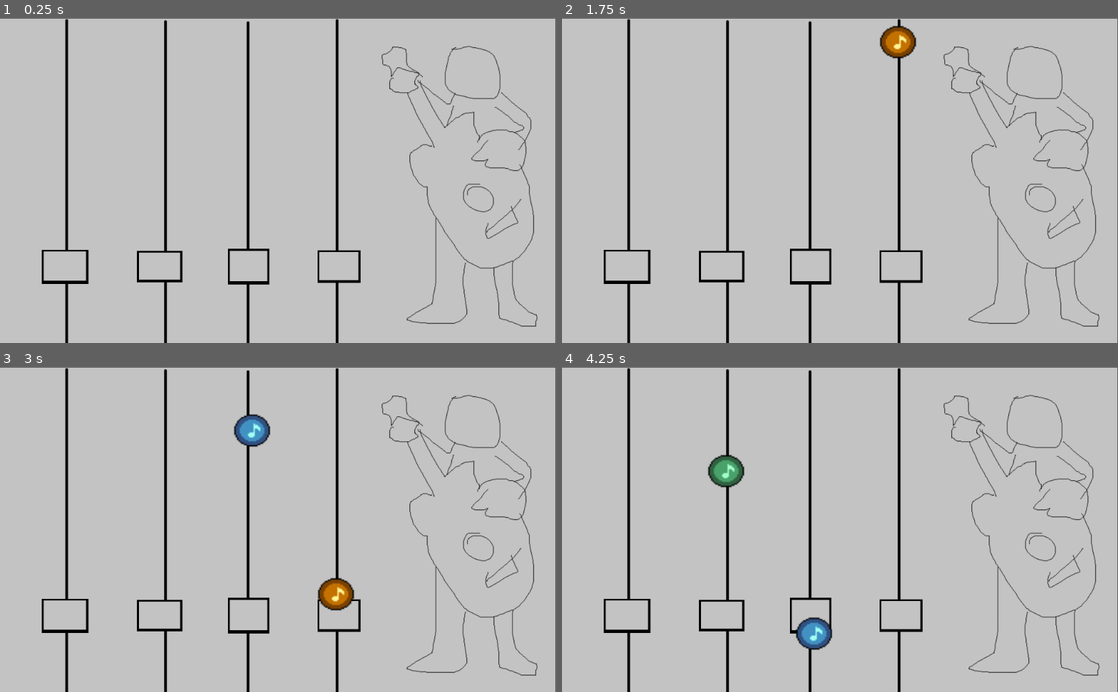
Above: before the commit, frames 1-4 (two rows, left to right).
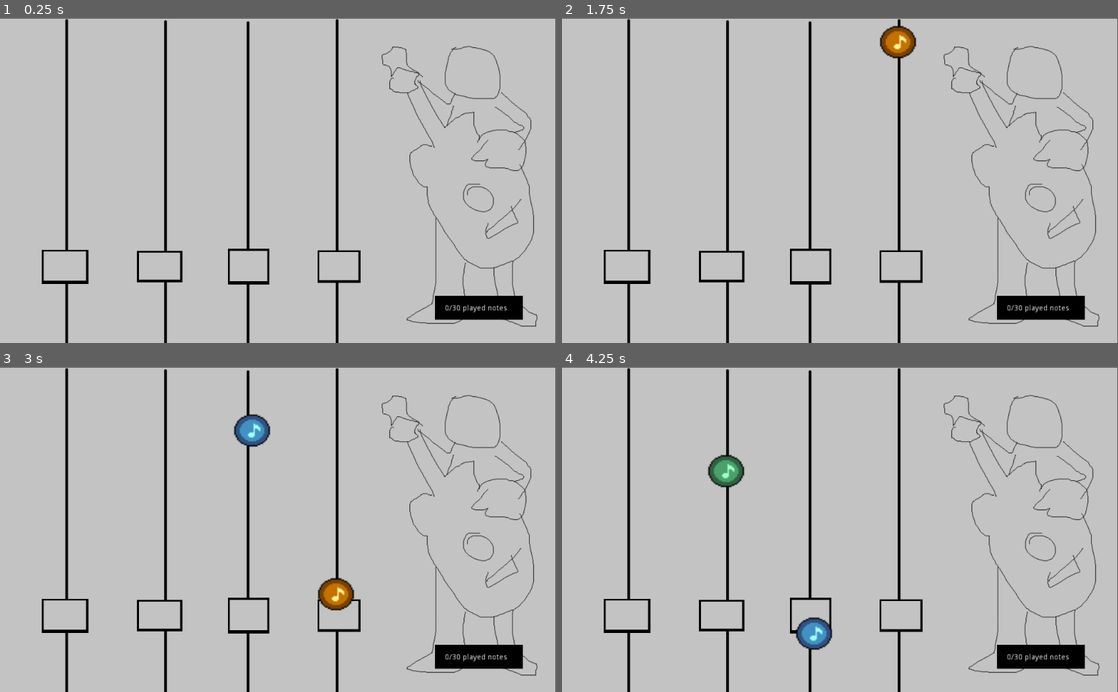
Above: after the commit, the same moments.

Repository: Alkhioz/historiaDeUnaVida
Game: Godot game, scene res://scenes/youthMiniGame/youthMiniGame.tscn
Two runs of this game, one before a commit and one after it. Both use one fixed random seed, a clock stepped at 60 frames per second and the inputs below. This scene is started directly instead of the project's main scene.
Inputs:
- Up to frame 1 (0.25 s): no input
- Up to frame 2 (1.75 s): tap Enter at 0.5 s; hold D 0.53-1.28 s; hold F 0.53-1.28 s; tap Space at 1.25 s; hold S from 1.28 s (still down); tap F at 1.35 s
- Up to frame 3 (3 s): release S at 2.03 s; hold F 2.03-2.78 s; hold D from 2.03 s (still down); tap F at 2.85 s
- Up to frame 4 (4.25 s): release D at 3.53 s; hold A from 3.53 s (still down); hold F from 3.53 s (still down)

The runs differ from the first frame. In frame 1, 1.2% of the frame differs, in the area x 78-95%, y 85-93%; in frame 2, 1.2%; in frame 3, 1.2%; in frame 4, 1.2%.

Commit message:
added sfx, and music to second minigame

Diff:
--- a/scenes/adultMiniGame/adultMiniGame.gd
+++ b/scenes/adultMiniGame/adultMiniGame.gd
@@ -18,5 +18,11 @@
 
 func _on_Button_pressed():
 	pass # Replace with function body.
-	global.adult = true
-	get_tree().change_scene("res://scenes/oldManRoom/OldManRoom.tscn")
+	global.adult = 2
+	get_tree().change_scene("res://scenes/oldManRoom/transition.tscn")
+
+
+func _on_Button2_pressed():
+	pass # Replace with function body.
+	global.adult = 1
+	get_tree().change_scene("res://scenes/oldManRoom/transition.tscn")
--- a/scenes/adultMiniGame/adultMiniGame.tscn
+++ b/scenes/adultMiniGame/adultMiniGame.tscn
@@ -24,4 +24,15 @@
 __meta__ = {
 "_edit_use_anchors_": false
 }
+
+[node name="Button2" type="Button" parent="."]
+margin_left = 347.916
+margin_top = 299.8
+margin_right = 526.916
+margin_bottom = 363.8
+text = "finish minigame fail"
+__meta__ = {
+"_edit_use_anchors_": false
+}
 [connection signal="pressed" from="Button" to="." method="_on_Button_pressed"]
+[connection signal="pressed" from="Button2" to="." method="_on_Button2_pressed"]
--- a/scenes/childMiniGame/ChildMiniGame.gd
+++ b/scenes/childMiniGame/ChildMiniGame.gd
@@ -19,10 +19,10 @@
 func _on_Button_pressed():
 	pass # Replace with function body.
 	global.child = 2
-	get_tree().change_scene("res://scenes/oldManRoom/OldManRoom.tscn")
+	get_tree().change_scene("res://scenes/oldManRoom/transition.tscn")
 
 
 func _on_Button2_pressed():
 	pass # Replace with function body.
 	global.child = 1
-	get_tree().change_scene("res://scenes/oldManRoom/OldManRoom.tscn")
+	get_tree().change_scene("res://scenes/oldManRoom/transition.tscn")
--- a/scenes/endings/good/goodEnding.gd
+++ b/scenes/endings/good/goodEnding.gd
@@ -9,6 +9,13 @@
 # Called when the node enters the scene tree for the first time.
 func _ready():
 	pass # Replace with function body.
+	var resultado = global.child + global.youth + global.adult
+	if resultado > 4:
+		get_node("Message").text = "GOOD END"
+	elif resultado == 4:
+		get_node("Message").text = "NEUTRAL END"
+	else:
+		get_node("Message").text = "BAD END"
 
 
 # Called every frame. 'delta' is the elapsed time since the previous frame.
--- a/scenes/endings/good/goodEnding.tscn
+++ b/scenes/endings/good/goodEnding.tscn
@@ -15,7 +15,7 @@
 "_edit_use_anchors_": false
 }
 
-[node name="RichTextLabel" type="RichTextLabel" parent="."]
+[node name="Message" type="RichTextLabel" parent="."]
 margin_left = 361.26
 margin_top = 122.692
 margin_right = 490.26
--- a/scenes/oldManRoom/OldManRoom.gd
+++ b/scenes/oldManRoom/OldManRoom.gd
@@ -16,12 +16,26 @@
 			get_node("Object1").texture_normal = load("res://assets/images/oldManRoom/mainroom/trophy/GameTrophyColor1.png")
 			get_node("Album/Child").texture_normal = load("res://assets/images/oldManRoom/album/child/GamePolaroidSuccess.png")
 		else:
-			get_node("Album/Child").texture_normal = load("res://assets/images/oldManRoom/album/child/GamePolaroidFail.png")
+			get_node("Album/Child").texture_normal = load("res://assets/images/oldManRoom/album/GamePolaroidRota.png")
 		get_node("Album/Child").disabled = true
 	if global.youth > 0:
 		get_node("Album/Adult").disabled = false
+		if global.youth == 2:
+#			get_node("Object1").texture_hover = load("res://assets/images/oldManRoom/mainroom/trophy/GameTrophyColor2.png")
+#			get_node("Object1").texture_normal = load("res://assets/images/oldManRoom/mainroom/trophy/GameTrophyColor1.png")
+			get_node("Album/Youth").texture_normal = load("res://assets/images/oldManRoom/album/child/GamePolaroidSuccess.png")
+		else:
+			get_node("Album/Youth").texture_normal = load("res://assets/images/oldManRoom/album/GamePolaroidRota.png")
+		get_node("Album/Youth").disabled = true
 	if global.adult > 0:
 		get_node("Album/Old").disabled = false
+		if global.adult == 2:
+#			get_node("Object1").texture_hover = load("res://assets/images/oldManRoom/mainroom/trophy/GameTrophyColor2.png")
+#			get_node("Object1").texture_normal = load("res://assets/images/oldManRoom/mainroom/trophy/GameTrophyColor1.png")
+			get_node("Album/Adult").texture_normal = load("res://assets/images/oldManRoom/album/child/GamePolaroidSuccess.png")
+		else:
+			get_node("Album/Adult").texture_normal = load("res://assets/images/oldManRoom/album/GamePolaroidRota.png")
+		get_node("Album/Adult").disabled = true
 
 
 # Called every frame. 'delta' is the elapsed time since the previous frame.
@@ -69,14 +83,14 @@
 
 func _on_Object3_pressed():
 	pass # Replace with function body.
-	if global.youth == 1:
+	if global.youth == 2:
 		get_node("TextExplanation/TextForExplanation").text = "This is my old guitar"
 	get_node("TextExplanation").visible = true
 
 
 func _on_Object2_pressed():
 	pass # Replace with function body.
-	if global.adult == 1:
+	if global.adult == 2:
 		get_node("TextExplanation/TextForExplanation").text = "This is a photo of mi wedding"
 	get_node("TextExplanation").visible = true
 
--- /dev/null
+++ b/scenes/oldManRoom/transition.gd
@@ -0,0 +1,40 @@
+extends Node2D
+
+
+# Declare member variables here. Examples:
+# var a = 2
+# var b = "text"
+
+
+# Called when the node enters the scene tree for the first time.
+func _ready():
+	pass # Replace with function body.
+	if global.youth == 0:
+		if global.child == 1:
+			get_node("MessageTransition").text = ""
+			get_node("ColorRect").color = Color(0,0,0,1)
+			get_node("AudioStreamPlayer").play()
+		elif global.child == 2:
+			get_node("MessageTransition").text = "Minigame 1 pass"
+	elif global.adult == 0:
+		if global.youth == 1:
+			get_node("MessageTransition").text = ""
+			get_node("ColorRect").color = Color(0,0,0,1)
+			get_node("AudioStreamPlayer").play()
+		elif global.youth == 2:
+			get_node("MessageTransition").text = "Minigame 2 pass"
+	else:
+		if global.adult == 1:
+			get_node("MessageTransition").text = ""
+			get_node("ColorRect").color = Color(0,0,0,1)
+			get_node("AudioStreamPlayer").play()
+		elif global.adult == 2:
+			get_node("MessageTransition").text = "Minigame 3 pass"
+	yield(get_tree().create_timer(1.5), "timeout")
+	get_tree().change_scene("res://scenes/oldManRoom/OldManRoom.tscn")
+
+
+
+# Called every frame. 'delta' is the elapsed time since the previous frame.
+#func _process(delta):
+#	pass
--- /dev/null
+++ b/scenes/oldManRoom/transition.tscn
@@ -0,0 +1,28 @@
+[gd_scene load_steps=3 format=2]
+
+[ext_resource path="res://scenes/oldManRoom/transition.gd" type="Script" id=1]
+[ext_resource path="res://assets/audio/sfx/mixkit-paper-scroll-in-an-office-2383.wav" type="AudioStream" id=2]
+
+[node name="Node2D" type="Node2D"]
+script = ExtResource( 1 )
+
+[node name="ColorRect" type="ColorRect" parent="."]
+margin_right = 1017.0
+margin_bottom = 600.0
+color = Color( 0.298039, 0.294118, 0.294118, 1 )
+__meta__ = {
+"_edit_use_anchors_": false
+}
+
+[node name="MessageTransition" type="RichTextLabel" parent="."]
+margin_left = 306.443
+margin_top = 74.5567
+margin_right = 733.443
+margin_bottom = 218.557
+text = "PLACEHOLDER"
+__meta__ = {
+"_edit_use_anchors_": false
+}
+
+[node name="AudioStreamPlayer" type="AudioStreamPlayer" parent="."]
+stream = ExtResource( 2 )
--- a/scenes/youthMiniGame/MusicNote.gd
+++ b/scenes/youthMiniGame/MusicNote.gd
@@ -43,15 +43,19 @@
 			if global.red == true:
 				global.red = false
 				get_node("Sprite").texture = load("res://assets/images/youthMiniGame/button/fail/GameGuitarFail.png")
+				get_node("AudioStreamPlayer").play()
 		"PlayNoteGreen":
 			if global.green == true:
 				global.green = false
 				get_node("Sprite").texture = load("res://assets/images/youthMiniGame/button/fail/GameGuitarFail.png")
+				get_node("AudioStreamPlayer").play()
 		"PlayNoteBlue":
 			if global.blue == true:
 				global.blue = false
 				get_node("Sprite").texture = load("res://assets/images/youthMiniGame/button/fail/GameGuitarFail.png")
+				get_node("AudioStreamPlayer").play()
 		"PlayNoteYellow":
 			if global.yellow == true:
 				global.yellow = false
 				get_node("Sprite").texture = load("res://assets/images/youthMiniGame/button/fail/GameGuitarFail.png")
+				get_node("AudioStreamPlayer").play()
--- a/scenes/youthMiniGame/MusicNote.tscn
+++ b/scenes/youthMiniGame/MusicNote.tscn
@@ -1,7 +1,8 @@
-[gd_scene load_steps=4 format=2]
+[gd_scene load_steps=5 format=2]
 
 [ext_resource path="res://assets/images/youthMiniGame/button/normal/GameGuitarRojo.png" type="Texture" id=1]
 [ext_resource path="res://scenes/youthMiniGame/MusicNote.gd" type="Script" id=2]
+[ext_resource path="res://assets/audio/sfx/mixkit-wrong-electricity-buzz-955.wav" type="AudioStream" id=3]
 
 [sub_resource type="RectangleShape2D" id=1]
 extents = Vector2( 36.9154, 29.56 )
@@ -17,6 +18,9 @@
 shape = SubResource( 1 )
 
 [node name="VisibilityEnabler2D" type="VisibilityEnabler2D" parent="."]
+
+[node name="AudioStreamPlayer" type="AudioStreamPlayer" parent="."]
+stream = ExtResource( 3 )
 [connection signal="body_entered" from="." to="." method="_on_MusicNote_body_entered"]
 [connection signal="body_exited" from="." to="." method="_on_MusicNote_body_exited"]
 [connection signal="screen_exited" from="VisibilityEnabler2D" to="." method="_on_VisibilityEnabler2D_screen_exited"]
--- a/scenes/youthMiniGame/youthMiniGame.gd
+++ b/scenes/youthMiniGame/youthMiniGame.gd
@@ -24,8 +24,10 @@
 	if global.createdNotes == noteLimit:
 		if global.destroyedNotes == noteLimit:
 			if global.points > (noteLimit/1.5):
-				global.youth = true
-			get_tree().change_scene("res://scenes/oldManRoom/OldManRoom.tscn")
+				global.youth = 2
+			else:
+				global.youth = 1
+			get_tree().change_scene("res://scenes/oldManRoom/transition.tscn")
 	else:
 		var mnote = MusicNote.instance()
 		rng.randomize()
@@ -55,19 +57,23 @@
 		if global.red == true:
 			global.destroyNote.get_child(0).texture = load("res://assets/images/youthMiniGame/button/active/GameGuitarActRojo.png")
 			global.points += 1
+			get_node("scoreDisplayer").text = (str(global.points) + "/30 played notes")
 			global.red = false
 	if Input.is_key_pressed(KEY_S):
 		if global.green == true:
 			global.destroyNote.get_child(0).texture = load("res://assets/images/youthMiniGame/button/active/GameGuitarActVerde.png")
 			global.points += 1
+			get_node("scoreDisplayer").text = (str(global.points) + "/30 played notes")
 			global.green = false
 	if Input.is_key_pressed(KEY_D):
 		if global.blue == true:
 			global.destroyNote.get_child(0).texture = load("res://assets/images/youthMiniGame/button/active/GameGuitarActAzul.png")
 			global.points += 1
+			get_node("scoreDisplayer").text = (str(global.points) + "/30 played notes")
 			global.blue = false
 	if Input.is_key_pressed(KEY_F):
 		if global.yellow == true:
 			global.destroyNote.get_child(0).texture = load("res://assets/images/youthMiniGame/button/active/GameGuitarActNaranja.png")
 			global.points += 1
+			get_node("scoreDisplayer").text = (str(global.points) + "/30 played notes")
 			global.yellow = false
--- a/scenes/youthMiniGame/youthMiniGame.tscn
+++ b/scenes/youthMiniGame/youthMiniGame.tscn
@@ -1,9 +1,10 @@
-[gd_scene load_steps=6 format=2]
+[gd_scene load_steps=7 format=2]
 
 [ext_resource path="res://scenes/youthMiniGame/youthMiniGame.gd" type="Script" id=1]
 [ext_resource path="res://assets/images/youthMiniGame/backgraound.png" type="Texture" id=2]
 [ext_resource path="res://assets/images/youthMiniGame/button.png" type="Texture" id=3]
 [ext_resource path="res://assets/images/youthMiniGame/pass_control.png" type="Texture" id=4]
+[ext_resource path="res://assets/audio/music/mixkit-ride-the-waves-48.wav" type="AudioStream" id=5]
 
 [sub_resource type="RectangleShape2D" id=1]
 extents = Vector2( 39.8131, 30.1787 )
@@ -75,3 +76,27 @@
 [node name="SpawnerYellow" type="Sprite" parent="."]
 position = Vector2( 619.525, -182.954 )
 texture = ExtResource( 3 )
+
+[node name="AudioStreamPlayer" type="AudioStreamPlayer" parent="."]
+stream = ExtResource( 5 )
+autoplay = true
+
+[node name="ColorRect" type="ColorRect" parent="."]
+margin_left = 802.0
+margin_top = 512.0
+margin_right = 964.0
+margin_bottom = 556.0
+color = Color( 0, 0, 0, 1 )
+__meta__ = {
+"_edit_use_anchors_": false
+}
+
+[node name="scoreDisplayer" type="Label" parent="."]
+margin_left = 819.903
+margin_top = 527.643
+margin_right = 942.903
+margin_bottom = 541.643
+text = "0/30 played notes"
+__meta__ = {
+"_edit_use_anchors_": false
+}
Not shown, added: assets/audio/music/mixkit-ride-the-waves-48.wav.import
Not shown, added: assets/audio/sfx/mixkit-paper-scroll-in-an-office-2383.wav.import
Not shown, added: assets/audio/sfx/mixkit-wrong-electricity-buzz-955.wav.import
Binary file added: assets/images/oldManRoom/album/GamePolaroidRota.png
Not shown, added: assets/images/oldManRoom/album/GamePolaroidRota.png.import
Not shown, changed: .gitignore
Not shown, added: assets/audio/music/mixkit-ride-the-waves-48.wav
Not shown, added: assets/audio/sfx/mixkit-paper-scroll-in-an-office-2383.wav
Not shown, added: assets/audio/sfx/mixkit-wrong-electricity-buzz-955.wav
Not shown, added: historiaDeUnaVida.zip
